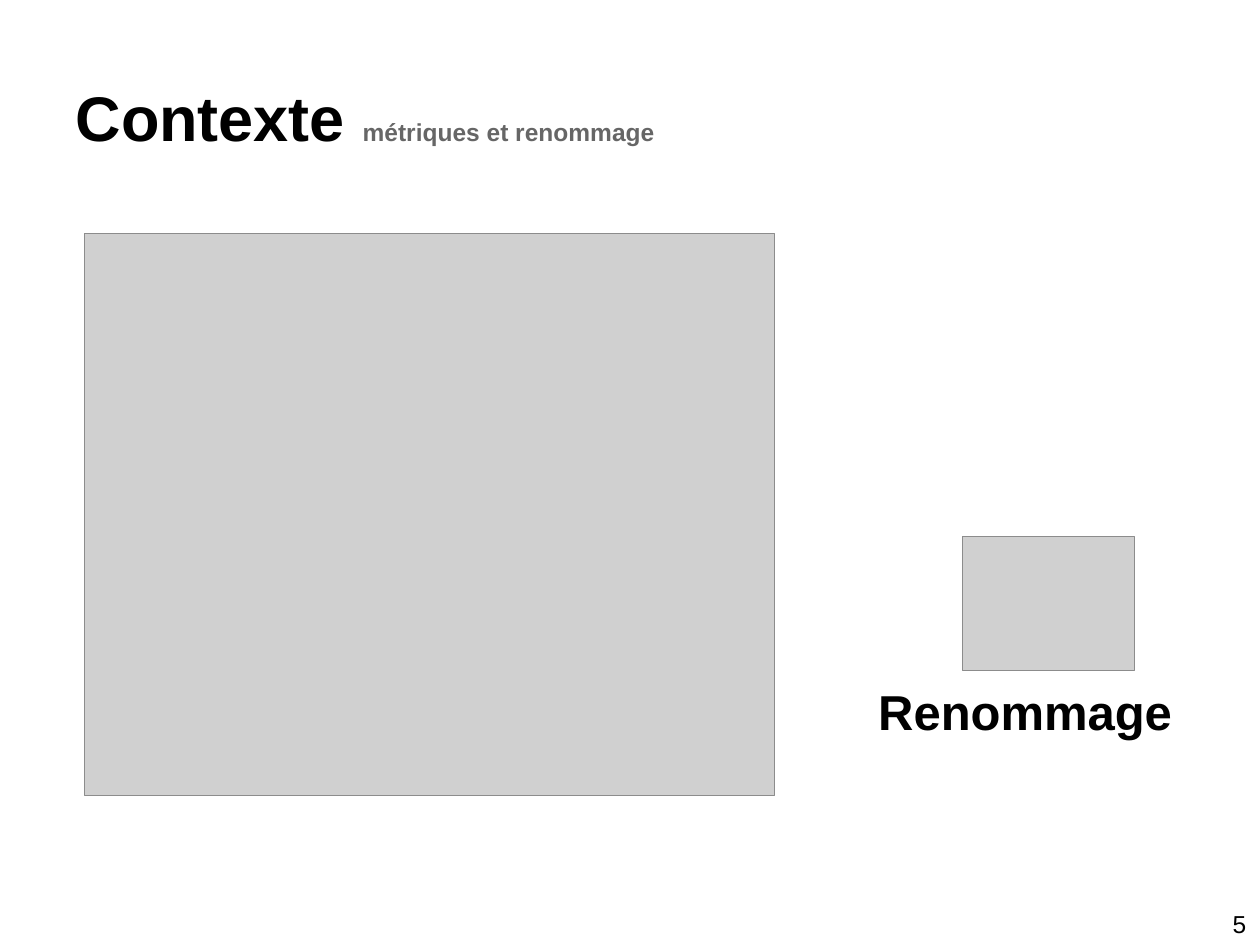
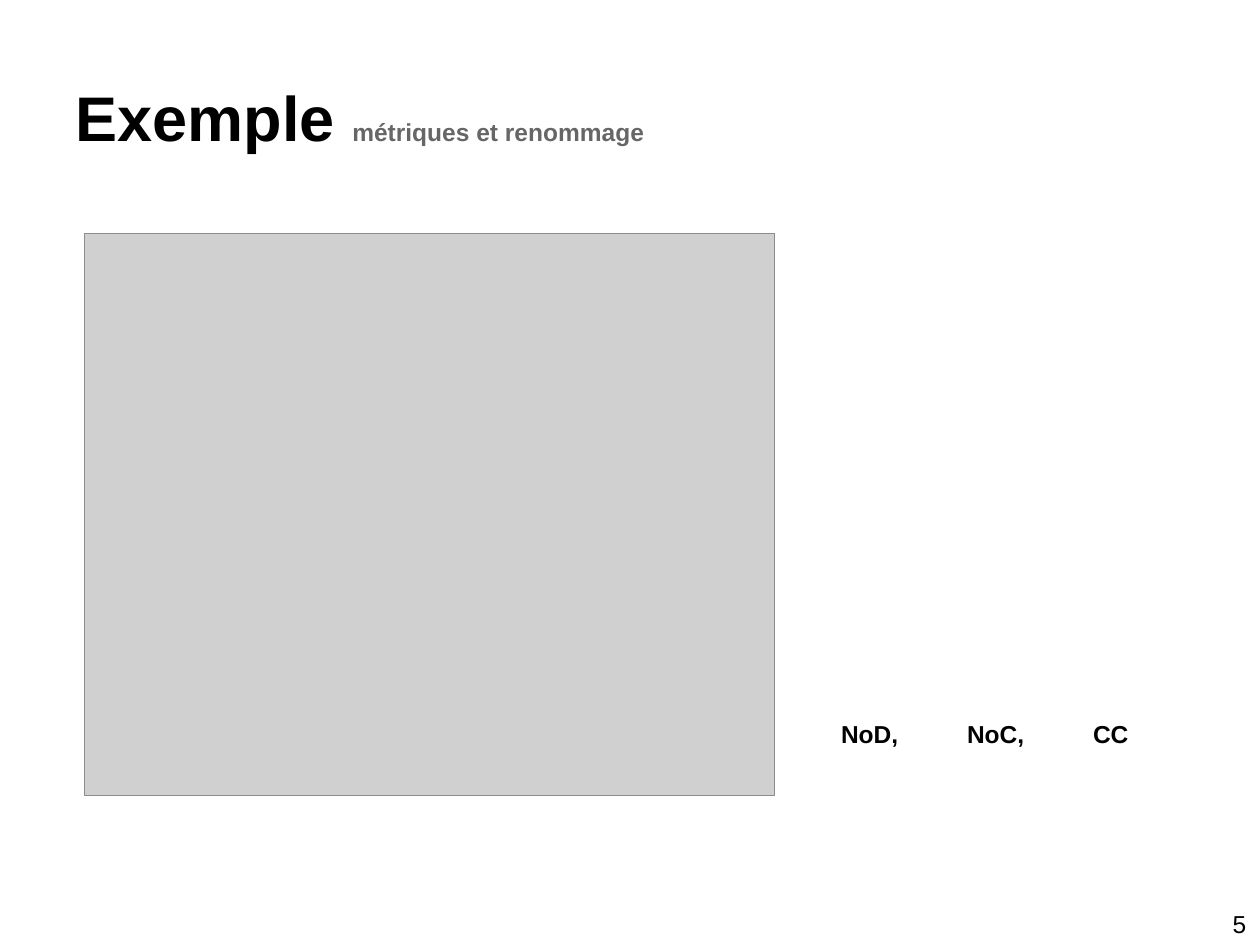
Before and after one commit to stonesong/Stage, a slide deck: slide 6 of presentation/presStageM2.pptx (slide 5 before the commit). Drawn at 1260x945 pixels with LibreOffice and Linux fonts; fonts in the diff are those of the drawing; grey boxes stand for pictures. Boxes give left, top, right and bottom in pixels: in the first picture for what was removed or moved away, otherwise in the second. Text is boxed around its words. In the diff, an @@ line names an element or a change of style, - is before the commit and + after.

```diff
--- a/presentation/presStageM2.pptx
+++ b/presentation/presStageM2.pptx
@@ title at (76, 95, 644, 153): text changed @@
-Contexte métriques et renommage
+Exemple métriques et renommage
@@ picture removed at (963, 537, 1134, 672) @@
@@ text removed at (878, 696, 1172, 740) @@
-Renommage
@@ text added at (841, 726, 1128, 747), 14 pt, text #000000, bold @@
+NoD, NoC, CC
```
Also in this commit, not shown: 16 other slides changed, 4 slides added, 1 slide removed, 1 other file.
